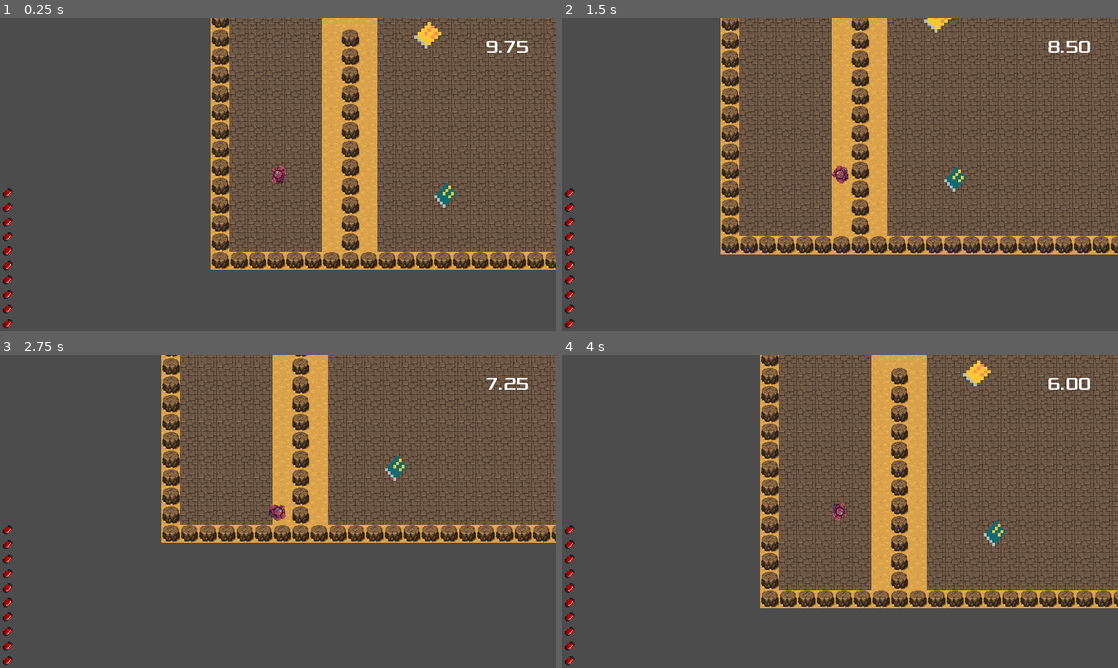
Above: before the commit, frames 1-4 (two rows, left to right).
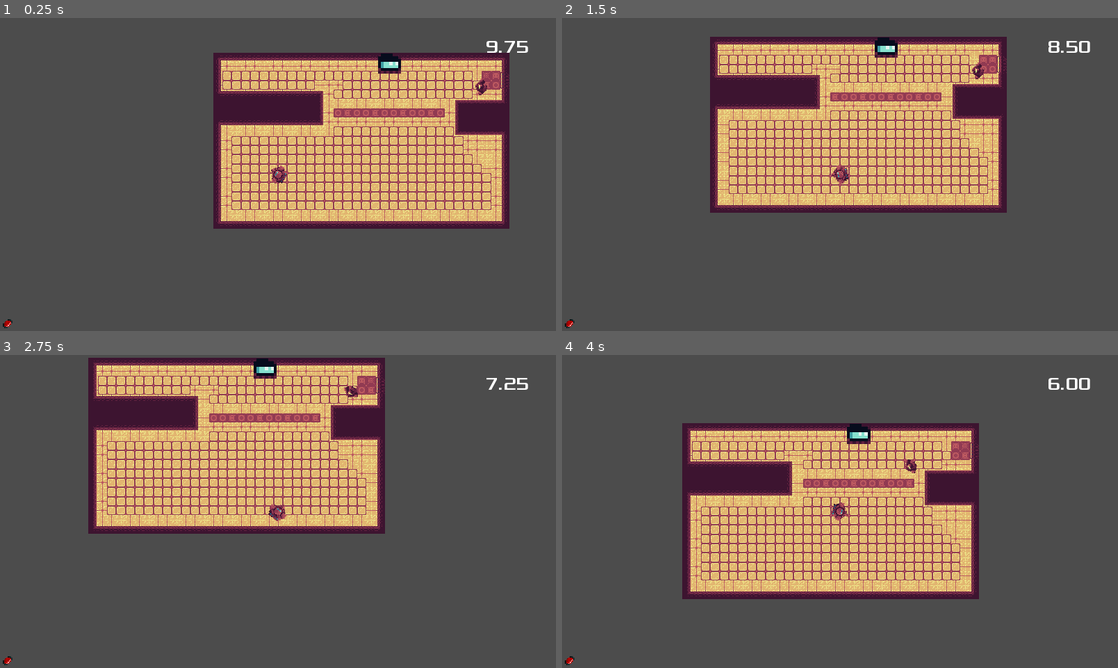
Above: after the commit, the same moments.

Repository: austingwatson/ld51
Game: Godot game, scene res://shooter/ShooterGame.tscn
Same seed, same stepped clock (60 frames per second), same inputs: the game is played once before the commit and once after it.
Inputs (mouse positions are in pixels of both pictures, inside the frame that each line leads up to):
- Up to frame 1 (0.25 s): no input
- Up to frame 2 (1.5 s): move the mouse to (962, 158) at 0.52 s; hold D (right) 0.53-1.28 s; hold F (activate) 0.53-1.28 s; move the mouse to (728, 190) at 1.27 s; hold S (down) from 1.28 s (still down); tap F (activate) at 1.35 s
- Up to frame 3 (2.75 s): move the mouse to (333, 442) at 2.02 s; release S (down) at 2.03 s; press the mouse at (333, 442) at 2.03 s; hold D (right) from 2.03 s (still down); tap F (activate) at 2.3 s
- Up to frame 4 (4 s): move the mouse to (812, 574) at 2.77 s; release D (right) at 2.78 s; release the mouse at (812, 574) at 2.78 s; hold W (up) 2.78-3.53 s; tap F (activate) at 2.85 s; move the mouse to (1006, 558) at 3.52 s; hold A (left) from 3.53 s (still down); hold F (activate) from 3.53 s (still down)

The runs differ from the first frame. In frame 1, 48% of the frame differs, in the area x 0-100%, y 0-95%; in frame 2, 52%; in frame 3, 48%; in frame 4, 56%.

Commit message:
added zoom into computer when done with level

Diff:
--- a/project.godot
+++ b/project.godot
@@ -130,4 +130,5 @@
 
 quality/driver/driver_name="GLES2"
 2d/snapping/use_gpu_pixel_snap=true
+quality/filters/use_nearest_mipmap_filter=true
 environment/default_environment="res://default_env.tres"
--- a/shooter/HUD.gd
+++ b/shooter/HUD.gd
@@ -9,12 +9,16 @@
 onready var player_health = $PlayerHealth
 
 # preloaded buff textures
-const buff_health_texture = preload("res://assets/metaltile.png")
+const buff_health_texture = preload("res://assets/card-shields.png")
+const buff_speed_texture = preload("res://assets/card-speed.png")
+const buff_damage_texture = preload("res://assets/card-damage.png")
 
 func _ready():
 	buff_card.visible = false
 	buff_card_text.visible = false
 	enemy_label.visible = false
+
+	player_health.update_player_health(EntityManager.player.health)
 
 func update_ten_second_timer(time):
 	ten_second_timer.text = "%.2f" % time
@@ -32,10 +36,10 @@
 			buff_card.texture = buff_health_texture
 			buff_card_text.text = "+health"
 		"speed":
-			#buff_card.texture = buff_speed_texture
+			buff_card.texture = buff_speed_texture
 			buff_card_text.text = "+speed"
 		"damage":
-			#buff_card.texture = buff_damage_texture
+			buff_card.texture = buff_damage_texture
 			buff_card_text.text = "+damage"
 
 func _on_BuffCardTimer_timeout():
--- a/shooter/HUD.tscn
+++ b/shooter/HUD.tscn
@@ -3,8 +3,8 @@
 [ext_resource path="res://shooter/HUD.gd" type="Script" id=1]
 [ext_resource path="res://assets/bloodcanisterstatic.png" type="Texture" id=2]
 [ext_resource path="res://assets/Xolonium-Regular.ttf" type="DynamicFontData" id=3]
-[ext_resource path="res://assets/backgroundfill.png" type="Texture" id=4]
-[ext_resource path="res://assets/canon1.png" type="Texture" id=5]
+[ext_resource path="res://assets/card-shields.png" type="Texture" id=4]
+[ext_resource path="res://assets/skull.png" type="Texture" id=5]
 [ext_resource path="res://shooter/PlayerHealth.gd" type="Script" id=6]
 
 [sub_resource type="DynamicFont" id=1]
@@ -26,8 +26,8 @@
 text = "10.0"
 
 [node name="BuffCard" type="Sprite" parent="."]
-position = Vector2( 1761, 225 )
-scale = Vector2( 4, 4 )
+position = Vector2( 1751, 203 )
+scale = Vector2( 2, 2 )
 texture = ExtResource( 4 )
 __meta__ = {
 "_edit_group_": true
@@ -36,10 +36,10 @@
 [node name="BuffText" type="Label" parent="."]
 anchor_top = 0.5
 anchor_bottom = 0.5
-margin_left = 1718.0
-margin_top = -372.0
-margin_right = 1799.0
-margin_bottom = -352.0
+margin_left = 1702.0
+margin_top = -392.0
+margin_right = 1783.0
+margin_bottom = -372.0
 custom_colors/font_color = Color( 0, 0, 0, 1 )
 custom_fonts/font = SubResource( 2 )
 text = "+health"
@@ -47,11 +47,12 @@
 uppercase = true
 
 [node name="EnemyLabel" type="Sprite" parent="."]
-position = Vector2( 1819, 294 )
+position = Vector2( 1795, 245 )
+scale = Vector2( 2, 2 )
 texture = ExtResource( 5 )
 
 [node name="BuffCardTimer" type="Timer" parent="."]
-wait_time = 5.0
+wait_time = 2.0
 one_shot = true
 
 [node name="PlayerHealth" type="Control" parent="."]
--- a/shooter/ShooterGame.gd
+++ b/shooter/ShooterGame.gd
@@ -4,8 +4,19 @@
 onready var ten_second_timer = $TenSecondTimer
 onready var hud = $HUD
 
+const buff_names = []
+
+var current_level: TileMap
+
+func _init():
+	randomize()
+
 func _ready():
-	randomize()
+	buff_names.append("health")
+	buff_names.append("speed")
+	buff_names.append("damage")
+
+	current_level = $"lvl-facility1"
 
 func _process(delta):
 	EntityManager.process_enemies()
@@ -13,14 +24,24 @@
 
 	hud.update_ten_second_timer(ten_second_timer.time_left)
 
+	#print(get_viewport().get_mouse_position())
+
 func change_to_scene_signal(score):
 	pass
 
 # this function is called every ten seconds
 # this will add a difficulty modifier to the game
 func _on_TenSecondTimer_timeout():
-	EntityManager.add_buff_to_enemies("health")
-	hud.show_buff_card("health")
+	var rng = randi() % buff_names.size()
+	EntityManager.add_buff_to_enemies(buff_names[rng])
+	hud.show_buff_card(buff_names[rng])
 
 func _on_Player_update_health(health):
 	hud.update_player_health(health)
+
+func player_used_computer():
+	ten_second_timer.pause_mode = true
+
+	for child in current_level.get_children():
+		if child.get_name() == "Keypad":
+			child.start_zoom()
--- a/shooter/ShooterGame.tscn
+++ b/shooter/ShooterGame.tscn
@@ -1,18 +1,20 @@
 [gd_scene load_steps=4 format=2]
 
+[ext_resource path="res://shooter/level/lvl-facility1.tscn" type="PackedScene" id=1]
 [ext_resource path="res://shooter/ShooterGame.gd" type="Script" id=3]
 [ext_resource path="res://shooter/HUD.tscn" type="PackedScene" id=4]
-[ext_resource path="res://shooter/test/TestLevel.tscn" type="PackedScene" id=6]
 
 [node name="ShooterGame" type="Node"]
 script = ExtResource( 3 )
 
-[node name="TestLevel" parent="." instance=ExtResource( 6 )]
+[node name="lvl-facility1" parent="." instance=ExtResource( 1 )]
 
 [node name="TenSecondTimer" type="Timer" parent="."]
-wait_time = 10.0
+wait_time = 9.999
 autostart = true
 
 [node name="HUD" parent="." instance=ExtResource( 4 )]
 
+[node name="ZoomOnComputer" type="AnimationPlayer" parent="."]
+
 [connection signal="timeout" from="TenSecondTimer" to="." method="_on_TenSecondTimer_timeout"]
--- a/shooter/entity/Keypad.gd
+++ b/shooter/entity/Keypad.gd
@@ -1,4 +1,41 @@
 extends Area2D
+
+onready var tool_tip = $ToolTip
+onready var camera = $Camera2D
+
+signal zoom_done
+
+var zoom = false
+
+func _ready():
+	tool_tip.visible = false
+
+	var root = get_tree().root
+	var current_scene = root.get_child(root.get_child_count() - 1)
+	self.connect("zoom_done", current_scene, "change_to_hack_scene")
+
+func _process(delta):
+	if EntityManager.enemies.size() == 0:
+		tool_tip.text = "Press F to use"
+	else:
+		tool_tip.text = "Must kill all enemies to use"
+
+	if zoom:
+		camera.zoom -= Vector2(.01, .01)
+		if camera.zoom < Vector2(0.1, 0.1):
+			camera.zoom = Vector2(0.1, 0.1)
+
+func _on_Keypad_body_entered(body):
+	if body.get_class() == "Player":
+		tool_tip.visible = true
+
+func _on_Keypad_body_exited(body):
+	if body.get_class() == "Player":
+		tool_tip.visible = false
+
+func start_zoom():
+	camera.current = true
+	zoom = true
 
 func get_class():
 	return "Keypad"
--- a/shooter/entity/Mob.gd
+++ b/shooter/entity/Mob.gd
@@ -3,7 +3,7 @@
 # child nodes
 onready var attack = $AttackCD
 
-export var max_health = 10
+export var max_health = 1
 var health = max_health
 var alive = true
 
--- a/shooter/entity/Player.gd
+++ b/shooter/entity/Player.gd
@@ -1,6 +1,7 @@
 class_name Player extends "Mob.gd"
 
 signal update_health(health)
+signal use_computer
 
 const movement = [false, false, false, false]
 var touching_keypad = false
@@ -11,6 +12,7 @@
 	var root = get_tree().root
 	var current_scene = root.get_child(root.get_child_count() - 1)
 	self.connect("update_health", current_scene, "_on_Player_update_health")
+	self.connect("use_computer", current_scene, "player_used_computer")
 
 func _input(event):
 	if event.is_action_pressed("up"):
@@ -37,8 +39,8 @@
 		use_attack = false
 
 	elif event.is_action_pressed("activate"):
-		if touching_keypad:
-			print("computer")
+		if touching_keypad && EntityManager.enemies.size() == 0:
+			emit_signal("use_computer")
 
 func _process(delta):
 	._process(delta)
--- a/shooter/level-editor/EnemySpawn.tscn
+++ b/shooter/level-editor/EnemySpawn.tscn
@@ -1,12 +1,9 @@
-[gd_scene load_steps=3 format=2]
+[gd_scene load_steps=2 format=2]
 
 [ext_resource path="res://shooter/level/EnemySpawn.gd" type="Script" id=1]
 
-[sub_resource type="RectangleShape2D" id=1]
-extents = Vector2( 50, 50 )
-
-[node name="EnemySpawn" type="Area2D"]
+[node name="EnemySpawn" type="ColorRect"]
+margin_right = 100.0
+margin_bottom = 100.0
+color = Color( 1, 0, 0, 0.196078 )
 script = ExtResource( 1 )
-
-[node name="CollisionShape2D" type="CollisionShape2D" parent="."]
-shape = SubResource( 1 )
--- a/shooter/level-editor/Keypad.tscn
+++ b/shooter/level-editor/Keypad.tscn
@@ -1,10 +1,16 @@
-[gd_scene load_steps=4 format=2]
+[gd_scene load_steps=6 format=2]
 
 [ext_resource path="res://shooter/entity/Keypad.gd" type="Script" id=1]
 [ext_resource path="res://assets/computerterminal-on.png" type="Texture" id=2]
+[ext_resource path="res://assets/Xolonium-Regular.ttf" type="DynamicFontData" id=3]
 
 [sub_resource type="RectangleShape2D" id=1]
 extents = Vector2( 50, 50 )
+
+[sub_resource type="DynamicFont" id=2]
+outline_size = 1
+outline_color = Color( 0, 0, 0, 1 )
+font_data = ExtResource( 3 )
 
 [node name="Keypad" type="Area2D"]
 position = Vector2( 339, 212 )
@@ -19,3 +25,17 @@
 
 [node name="CollisionShape2D" type="CollisionShape2D" parent="."]
 shape = SubResource( 1 )
+
+[node name="ToolTip" type="Label" parent="."]
+margin_left = -41.0
+margin_top = -51.0
+margin_right = 40.0
+margin_bottom = 14.0
+custom_colors/font_color = Color( 1, 1, 1, 1 )
+custom_fonts/font = SubResource( 2 )
+text = "Must kill all enemies to use"
+
+[node name="Camera2D" type="Camera2D" parent="."]
+
+[connection signal="body_entered" from="." to="." method="_on_Keypad_body_entered"]
+[connection signal="body_exited" from="." to="." method="_on_Keypad_body_exited"]
--- a/shooter/level/EnemySpawn.gd
+++ b/shooter/level/EnemySpawn.gd
@@ -1,23 +1,25 @@
-extends Area2D
+extends ColorRect
 
 export var spawn_amount = 0
 
-var x = 0
-var y = 0
-var width = 0
-var height = 0
+# the lower and upper ranges for the spawn
+var lx = 0
+var ly = 0
+var ux = 0
+var uy = 0
 
 func _ready():
-	x = position.x
-	y = position.y
-	width = $CollisionShape2D.shape.extents.x * 2
-	height = $CollisionShape2D.shape.extents.y * 2
+	visible = false
+	lx = rect_global_position.x
+	ly = rect_global_position.y
+	ux = lx + rect_size.x
+	uy = ly + rect_size.y
 	spawn()
 
 func spawn():
-	var x = 0
-	var y = 0
+	var x = lx
+	var y = ly
 	for i in spawn_amount:
-		x = randi() % int(width) + self.x
-		y = randi() % int(height) + self.y
+		x = rand_range(lx, ux)
+		y = rand_range(ly, uy)
 		EntityManager.create_enemy(0, x, y)
--- a/shooter/level/lvl-facility1.tscn
+++ b/shooter/level/lvl-facility1.tscn
@@ -1,9 +1,9 @@
 [gd_scene load_steps=13 format=2]
 
 [ext_resource path="res://assets/tileset-facility.png" type="Texture" id=1]
-[ext_resource path="res://shooter/test/TestEnemy.tscn" type="PackedScene" id=2]
-[ext_resource path="res://shooter/entity/Mob.tscn" type="PackedScene" id=3]
-[ext_resource path="res://shooter/entity/Keypad.tscn" type="PackedScene" id=4]
+[ext_resource path="res://shooter/level-editor/Player.tscn" type="PackedScene" id=2]
+[ext_resource path="res://shooter/level-editor/EnemySpawn.tscn" type="PackedScene" id=3]
+[ext_resource path="res://shooter/level-editor/Keypad.tscn" type="PackedScene" id=4]
 
 [sub_resource type="ConvexPolygonShape2D" id=1]
 points = PoolVector2Array( 64, 32, 0, 32, 0, 0, 64, 0 )
@@ -180,14 +180,19 @@
 [node name="lvl-facility1" type="TileMap"]
 tile_set = SubResource( 8 )
 cell_size = Vector2( 32, 32 )
+bake_navigation = true
 format = 1
 tile_data = PoolIntArray( 0, 536870914, 0, 1, -1073741821, 0, 2, -1073741821, 0, 3, -1073741821, 0, 4, -1073741821, 0,  …(14308 unchanged characters)…
 
-[node name="Mob" parent="." instance=ExtResource( 3 )]
-position = Vector2( 77, 78 )
-
-[node name="TestEnemy" parent="." instance=ExtResource( 2 )]
-position = Vector2( 951, 95 )
-
 [node name="Keypad" parent="." instance=ExtResource( 4 )]
 position = Vector2( 609, 33 )
+
+[node name="Player" parent="." instance=ExtResource( 2 )]
+position = Vector2( 224, 421 )
+
+[node name="EnemySpawn" parent="." instance=ExtResource( 3 )]
+margin_left = 881.0
+margin_top = 42.0
+margin_right = 981.0
+margin_bottom = 142.0
+spawn_amount = 1
--- a/shooter/test/TestLevel.tscn
+++ b/shooter/test/TestLevel.tscn
@@ -16,7 +16,6 @@
 tile_data = PoolIntArray( 0, 1, 0, 1, 1, 0, 2, 1, 0, 3, 1, 0, 4, 1, 0, 5, 1, 0, 6, 1, 0, 7, 1, 0, 8, 1, 0, 9, 1, 0, 10, …(6917 unchanged characters)…
 
 [node name="EnemySpawn" parent="." instance=ExtResource( 2 )]
-position = Vector2( 1617, 202 )
 spawn_amount = 1
 
 [node name="CollidableProp" parent="." instance=ExtResource( 5 )]
